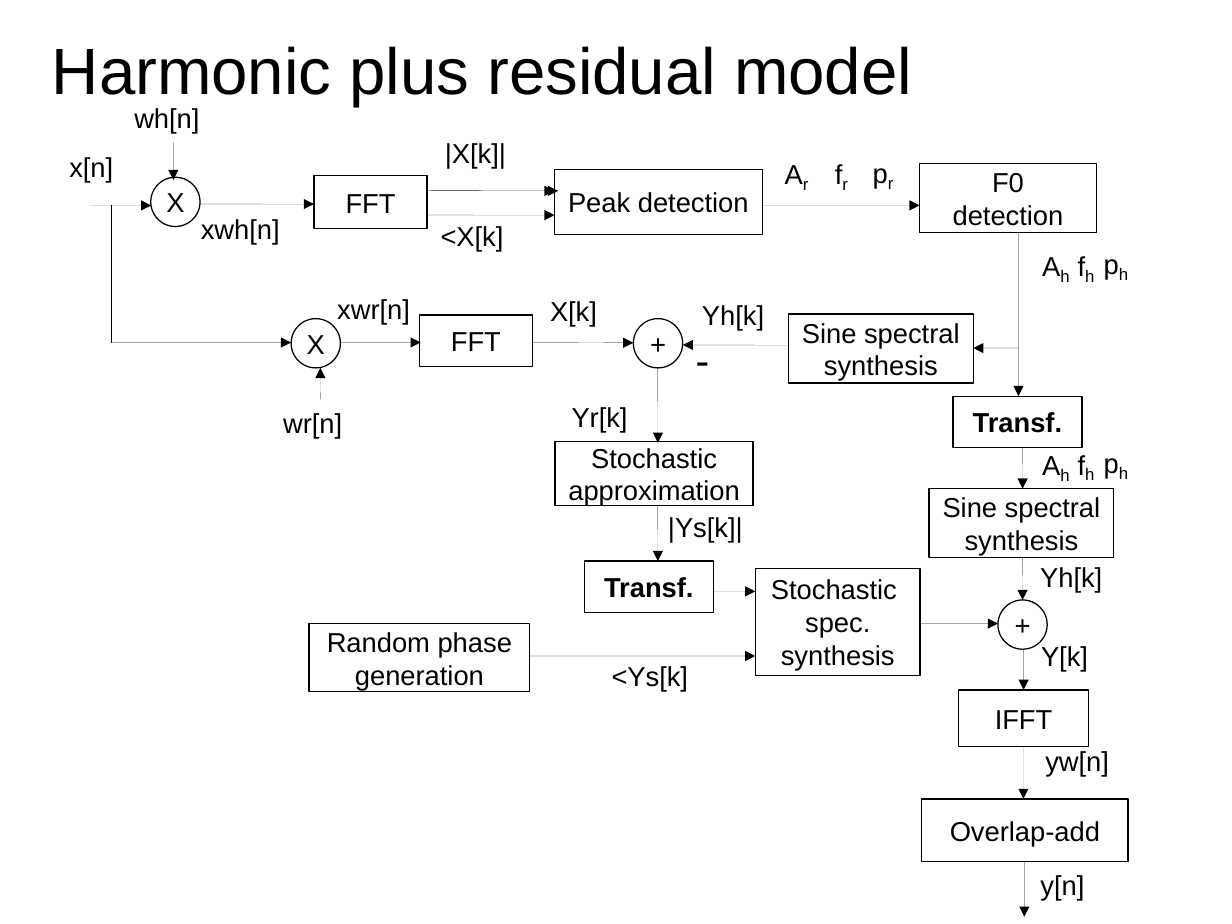
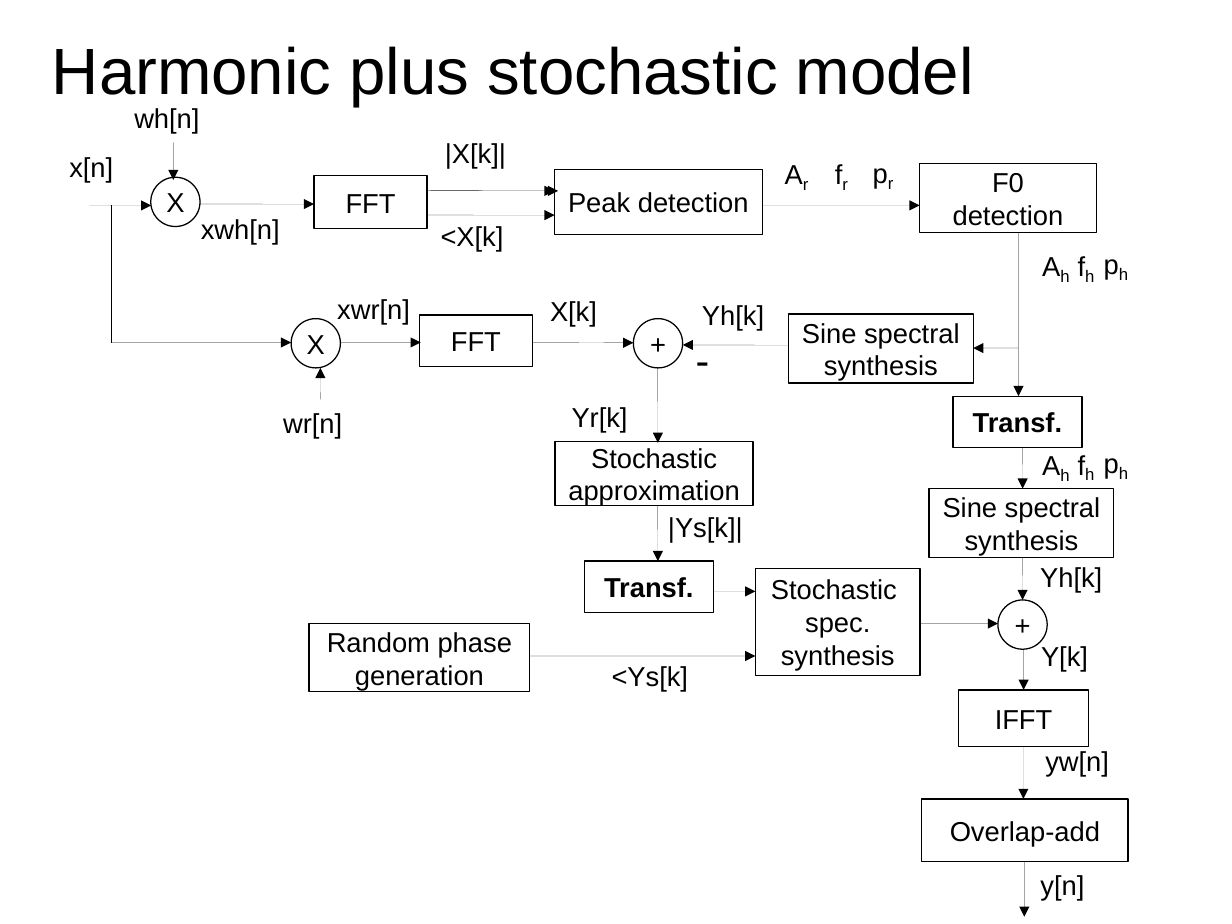
Before and after one commit to MTG/sms-tools, a slide deck: slide 13 of teaching-material/lectures/lect8-Sound-transformations/8-Sound-transformations.odp. Drawn at 1232x924 pixels with LibreOffice and Linux fonts; fonts in the diff are those of the drawing. Boxes give left, top, right and bottom in pixels: in the first picture for what was removed or moved away, otherwise in the second. Text is boxed around its words. In the diff, an @@ line names an element or a change of style, - is before the commit and + after.

```diff
--- a/teaching-material/lectures/lect8-Sound-transformations/8-Sound-transformations.odp
+++ b/teaching-material/lectures/lect8-Sound-transformations/8-Sound-transformations.odp
@@ title at <box>52,46,974,106</box>: text changed @@
-Harmonic plus residual model
+Harmonic plus stochastic model
```
Also in this commit, not shown: 4 other slides changed, 3 slides added, 1 slide removed, 7 other files.
